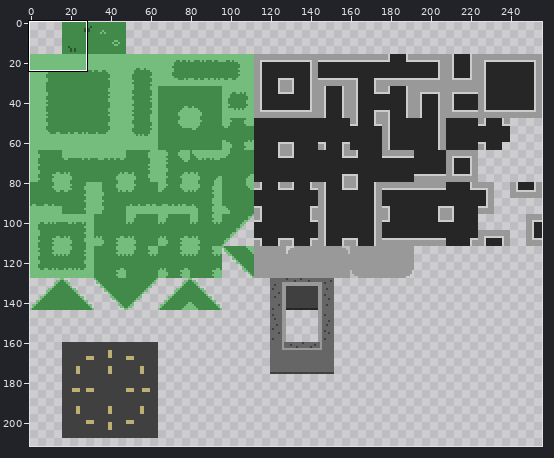
Sprite sheet, stored at game/assets/tilesheet.png. The first picture is a wide view before the edit; the outline marks the close-up.
Close-up. First the earlier version:
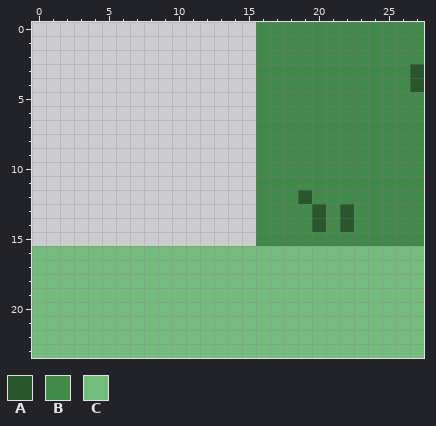
The file is 256x256 pixels. Shown: x 0..27, y 0..23. The wide view leaves out empty margins.
Palette (. is transparent): A #29562c  B #428a49  C #75bd7c
Pixels before, first column x 0:
 0 ................BBBBBBBBBBBB
 1 ................BBBBBBBBBBBB
 2 ................BBBBBBBBBBBB
 3 ................BBBBBBBBBBBA
 4 ................BBBBBBBBBBBA
 5 ................BBBBBBBBBBBB
 6 ................BBBBBBBBBBBB
 7 ................BBBBBBBBBBBB
 8 ................BBBBBBBBBBBB
 9 ................BBBBBBBBBBBB
10 ................BBBBBBBBBBBB
11 ................BBBBBBBBBBBB
12 ................BBBABBBBBBBB
13 ................BBBBABABBBBB
14 ................BBBBABABBBBB
15 ................BBBBBBBBBBBB
16 CCCCCCCCCCCCCCCCCCCCCCCCCCCC
17 CCCCCCCCCCCCCCCCCCCCCCCCCCCC
18 CCCCCCCCCCCCCCCCCCCCCCCCCCCC
19 CCCCCCCCCCCCCCCCCCCCCCCCCCCC
20 CCCCCCCCCCCCCCCCCCCCCCCCCCCC
21 CCCCCCCCCCCCCCCCCCCCCCCCCCCC
22 CCCCCCCCCCCCCCCCCCCCCCCCCCCC
23 CCCCCCCCCCCCCCCCCCCCCCCCCCCC
Now the later version:
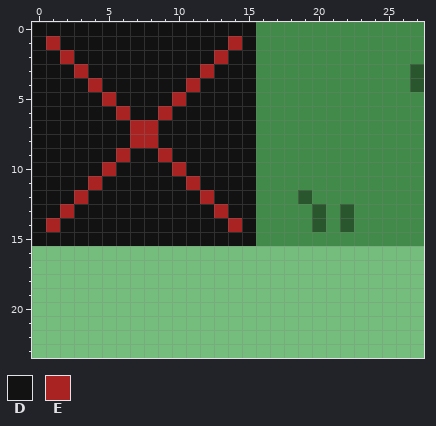
Colours new in this view: D #121212  E #a92323
The exact change:
Changed rows in their new state; - is an unchanged pixel.
first column x 0:
 0 DDDDDDDDDDDDDDDD
 1 DEDDDDDDDDDDDDED
 2 DDEDDDDDDDDDDEDD
 3 DDDEDDDDDDDDEDDD
 4 DDDDEDDDDDDEDDDD
 5 DDDDDEDDDDEDDDDD
 6 DDDDDDEDDEDDDDDD
 7 DDDDDDDEEDDDDDDD
 8 DDDDDDDEEDDDDDDD
 9 DDDDDDEDDEDDDDDD
10 DDDDDEDDDDEDDDDD
11 DDDDEDDDDDDEDDDD
12 DDDEDDDDDDDDEDDD
13 DDEDDDDDDDDDDEDD
14 DEDDDDDDDDDDDDED
15 DDDDDDDDDDDDDDDD
